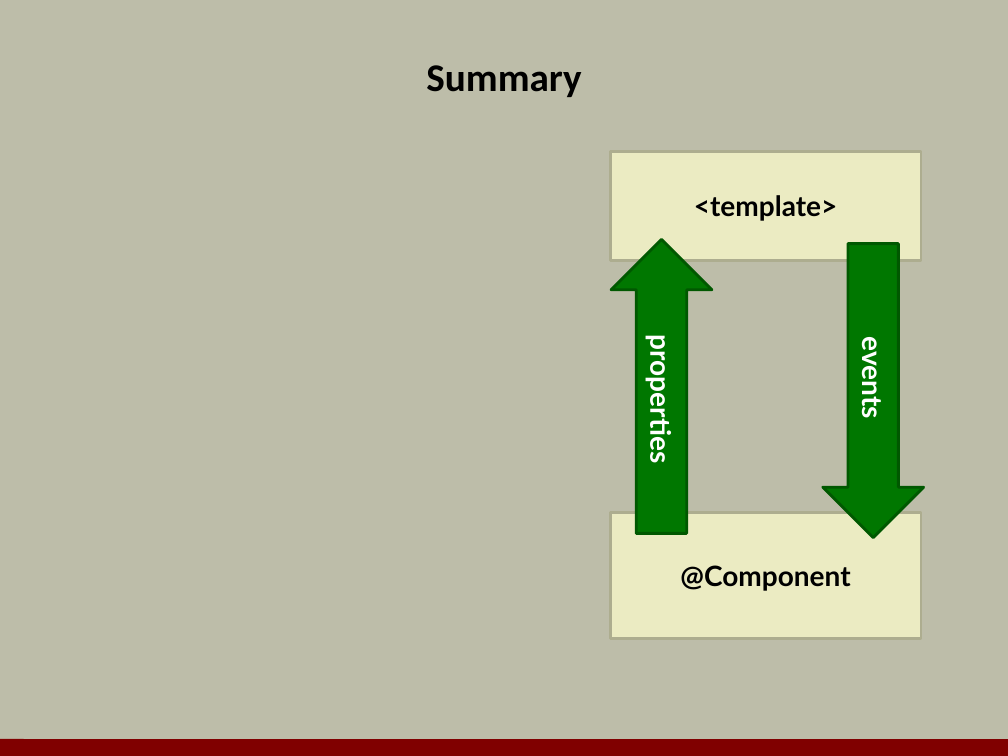
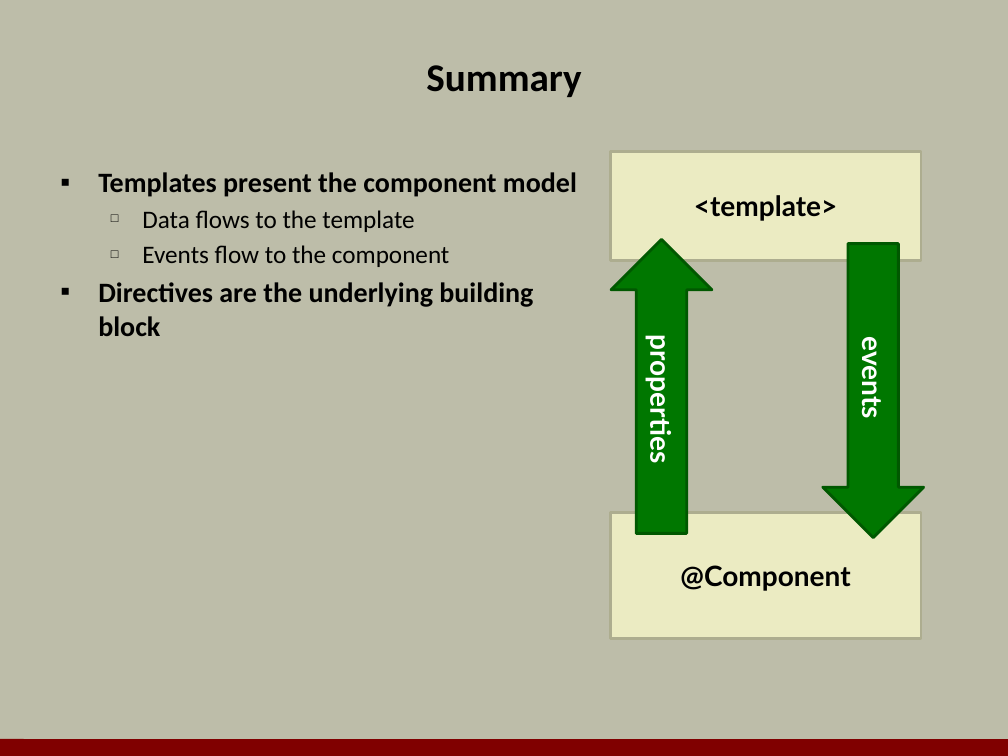
Before and after one commit to OdeToCode/classes, a slide deck: slide 23 of angular2/slides/05_templates.pptx. Drawn at 1008x756 pixels with LibreOffice and Linux fonts; fonts in the diff are those of the drawing; background and template pictures are left out. Boxes give left, top, right and bottom in pixels: in the first picture for what was removed or moved away, otherwise in the second. Text is boxed around its words. In the diff, an @@ line names an element or a change of style, - is before the commit and + after.

```diff
--- a/angular2/slides/05_templates.pptx
+++ b/angular2/slides/05_templates.pptx
@@ text added at (x1=98, y1=172, x2=577, y2=336), 20 pt, text #000000, bold @@
+▪ Templates present the component model
+  □ Data flows to the template
+  □ Events flow to the component
+▪ Directives are the underlying building block
```
Also in this commit, not shown: 1 other slide changed, 1 other file.
